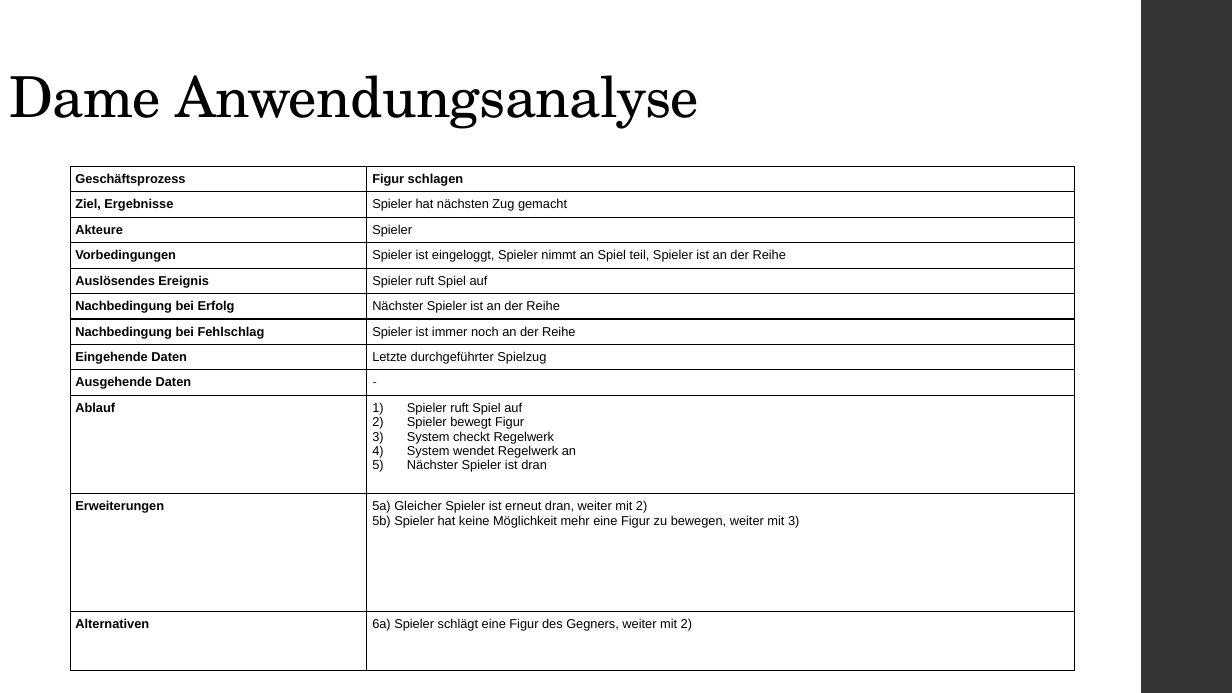
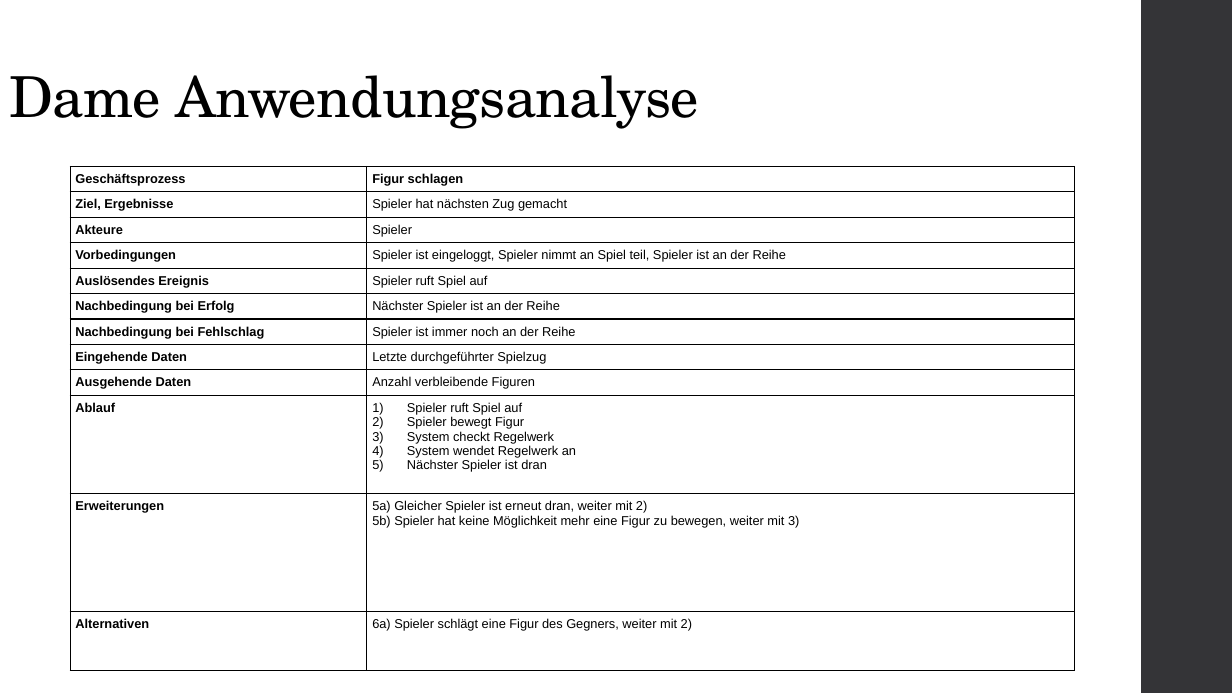
Before and after one commit to diablo24x/dame, a slide deck: slide 10 of Brettspiel Dame.pptx. Drawn at 1232x693 pixels with LibreOffice and Linux fonts; fonts in the diff are those of the drawing. Boxes give left, top, right and bottom in pixels: in the first picture for what was removed or moved away, otherwise in the second. Text is boxed around its words. In the diff, an @@ line names an element or a change of style, - is before the commit and + after.

```diff
--- a/Brettspiel Dame.pptx
+++ b/Brettspiel Dame.pptx
@@ table at (x1=70, y1=166, x2=1074, y2=680) @@
-row 9, column 2: -
+row 9, column 2: Anzahl verbleibende Figuren
```
Also in this commit, not shown: 4 other slides changed.
